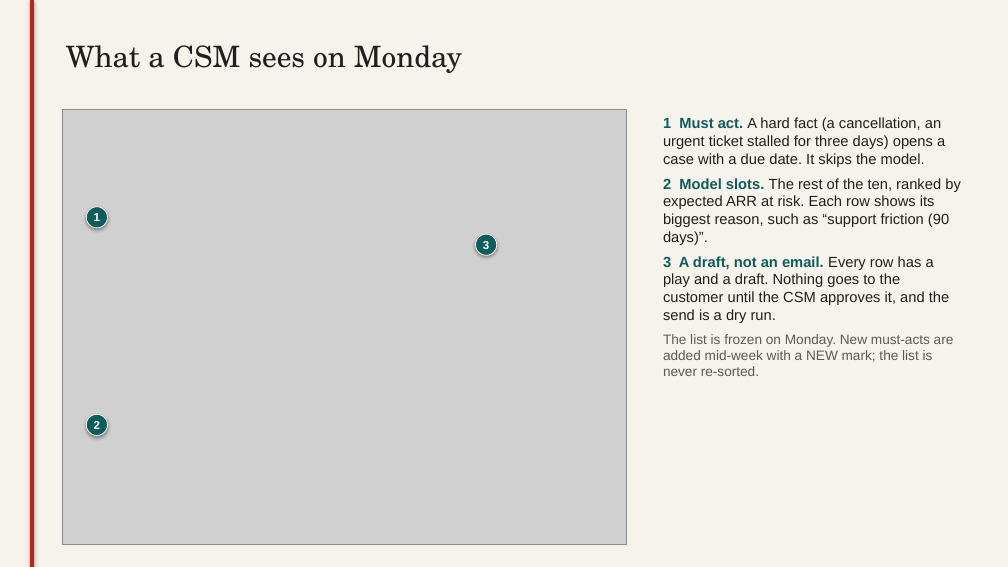
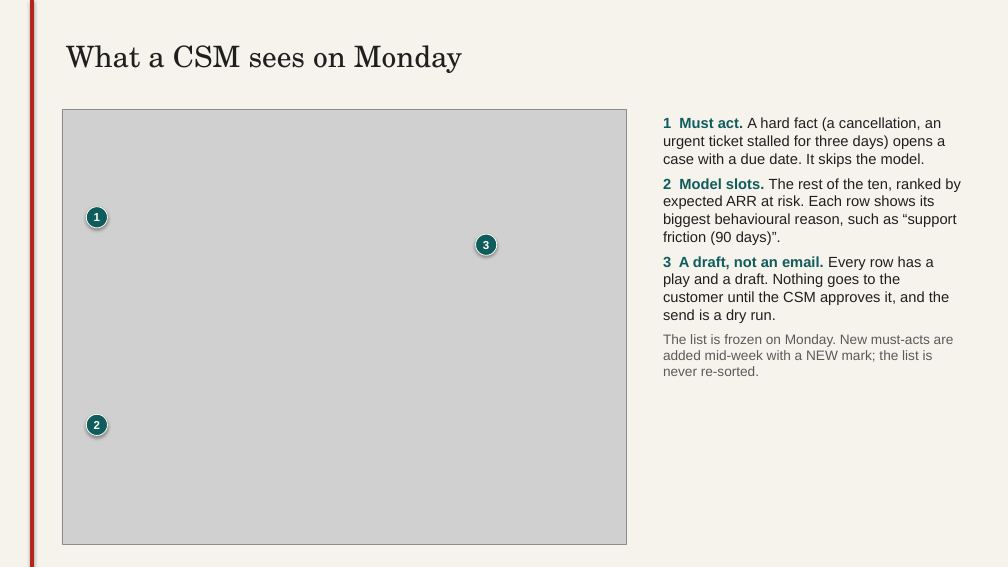
Before and after one commit to nakshatra-nahar/csm-radar, a slide deck: slide 3 of docs/deck/radar.pptx. Drawn at 1008x567 pixels with LibreOffice and Linux fonts; fonts in the diff are those of the drawing; grey boxes stand for pictures. Boxes give left, top, right and bottom in pixels: in the first picture for what was removed or moved away, otherwise in the second. Text is boxed around its words. In the diff, an @@ line names an element or a change of style, - is before the commit and + after.

```diff
--- a/docs/deck/radar.pptx
+++ b/docs/deck/radar.pptx
@@ text at box(663, 178, 961, 245): text changed @@
-2 Model slots. The rest of the ten, ranked by expected ARR at risk. Each row shows its biggest reason, such as “support friction (90 days)”.
+2 Model slots. The rest of the ten, ranked by expected ARR at risk. Each row shows its biggest behavioural reason, such as “support friction (90 days)”.
```
Also in this commit, not shown: 1 other slide changed, 8 other files.
